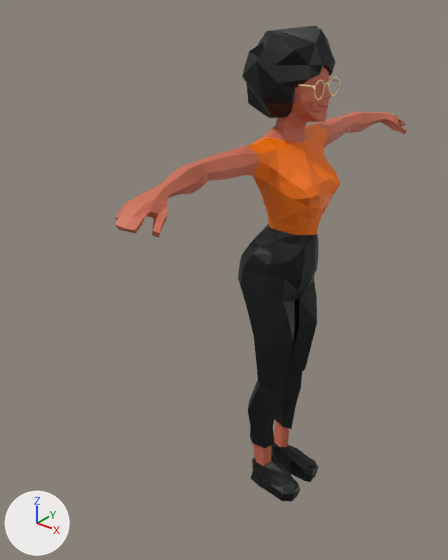
An edit to the Blender file assets/models/Louane/jasmine_louane.blend, drawn before and after from the same camera.
Before and after are seen from a camera (50 mm lens) standing at (1.003, -1.555, 1.714) and looking at (-0.112, -0.162, 0.85). Lighting does not change. The marker at lower left points along +X, +Y and +Z. Both versions are drawn at frame 50 of the action 'ready'; the numbers are the values there.

Objects in the first picture: 'Plane', 'lpFemale_casual_G'.
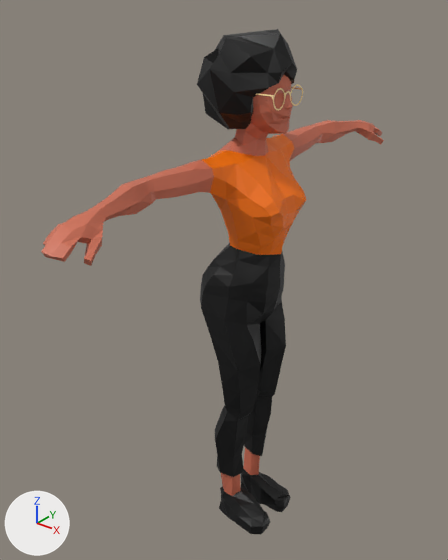
The change in detail:
Bone 'root' (bone_root) moves from (0.0, 0.0, 0.0) to (-0.12, 0.049, 0.0).
Bone 'root' (bone_root) turns from (0, 0, 0) to (0, 0, -90) degrees about its own x, y and z.
Bone 'torso' (bone_torso) moves from (0.0, 0.0, 0.0) to (-0.046, -0.215, 0.0).
Bone 'torso' (bone_torso) turns from (0, 0, 0) to (0, 0, 90) degrees about its own x, y and z.
Bone 'hand_ik.L' (bone_hand_ik_l) moves from (0.0, 0.0, 0.0) to (0.36, -0.807, -0.354).
Bone 'hand_ik.L' (bone_hand_ik_l) turns from (0, 0, 0) to (-83, -34, -6) degrees about its own x, y and z.
Bone 'hand_ik.R' (bone_hand_ik_r) moves from (0.0, 0.0, 0.0) to (0.169, -0.541, 1.034).
Bone 'hand_ik.R' (bone_hand_ik_r) turns from (0, 0, 0) to (84, -3, -38) degrees about its own x, y and z.
Bone 'foot_ik.L' (bone_foot_ik_l) moves from (-0.086, 0.0, 0.0) to (-0.213, -0.12, 0.0).
Bone 'foot_ik.L' (bone_foot_ik_l) turns from (0, 0, 0) to (0, 0, 90) degrees about its own x, y and z.
Bone 'foot_ik.R' (bone_foot_ik_r) moves from (0.105, 0.0, 0.0) to (0.138, -0.28, 0.0).
Bone 'foot_ik.R' (bone_foot_ik_r) turns from (0, 0, 0) to (0, 0, 90) degrees about its own x, y and z.
Bone 'thigh_ik_target.R' (bone_thigh_ik_target_r) moves from (0.161, 0.719, -0.161) to (0.296, 0.652, -0.193).
Bone 'thigh_ik_target.R' (bone_thigh_ik_target_r) turns from (0, 0, 0) to (-1, -1, 90) degrees about its own x, y and z.

Location of each change, (x1, y1, x2, y2) in pixels of the pictures (448 x 560 px):
'lpFemale_casual_G', posed (17% wider, 6% taller): before (115, 26, 407, 502); after (41, 29, 384, 534)
'Plane', posed (14% wider, 12% taller): before (298, 76, 340, 100); after (255, 84, 303, 111)
